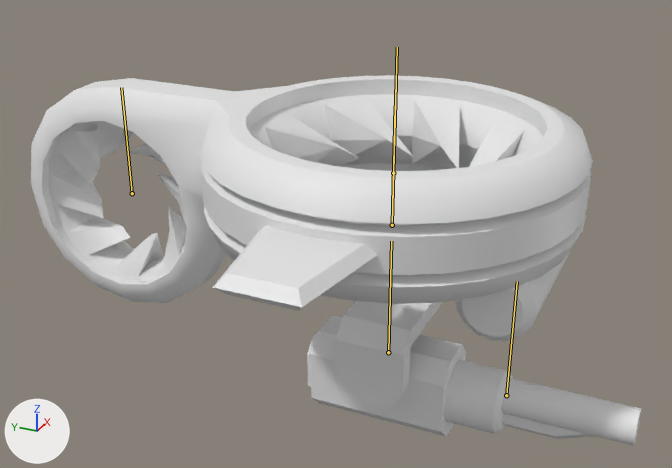
What one commit did to the FBX model Assets/Models/Drone/Drone_Updated.fbx.
Both versions are drawn from a 50 mm lens placed at (-4.32, -1.61, 2.05), pointed at (0.11, 0.38, -0.17). The lights are fixed; the arrows at lower left show +X, +Y and +Z. The bones that bend it are drawn over the model as lines.

Names of what the first picture shows: 'DroneMESH'.
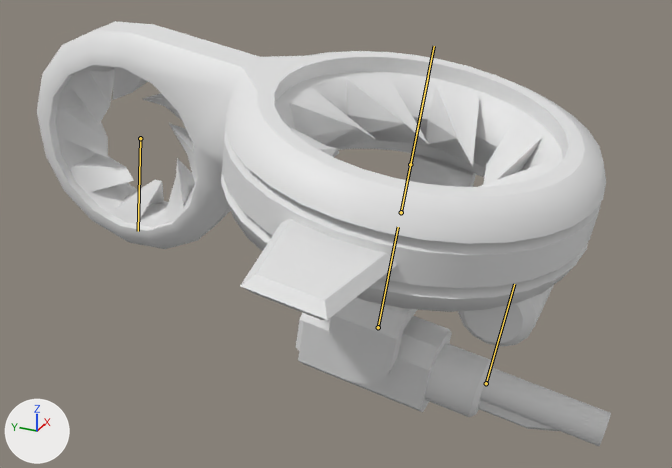
The newer file adds an action. The first version stands in its rest pose; the second is drawn at frame 32 of the action 'Armature|Armature.001|Armature|ArmatureAction'.

What differs and where, as boxes [x1, y1, x2, y2] in the pictures (672 x 468 px):
'DroneMESH', posed (15% taller): before [31, 75, 641, 446]; after [37, 21, 611, 446]
bone 'Root', root to tip: before (392, 225) to (395, 105); after (401, 212) to (423, 101)
bone 'Blades_Main', root to tip: before (393, 173) to (397, 47); after (410, 164) to (434, 46)
bone 'Blades_Fin', root to tip: before (132, 193) to (121, 87); after (140, 138) to (138, 231)

What the commit changed:
Bone 'Root' (bone_root) moves from (0.0, 0.0, 0.0) to (0.137, 0.02, 0.0).
Bone 'Root' (bone_root) turns from (0, 0, 0) to (10, 0, 3) degrees about its own x, y and z.
Bone 'Blades_Main' (bone_blades_main) turns from (0, 0, 0) to (0, -180, 0) degrees about its own x, y and z.
Bone 'Blades_Fin' (bone_blades_fin) turns from (0, 0, 0) to (180, 0, 0) degrees about its own x, y and z.
